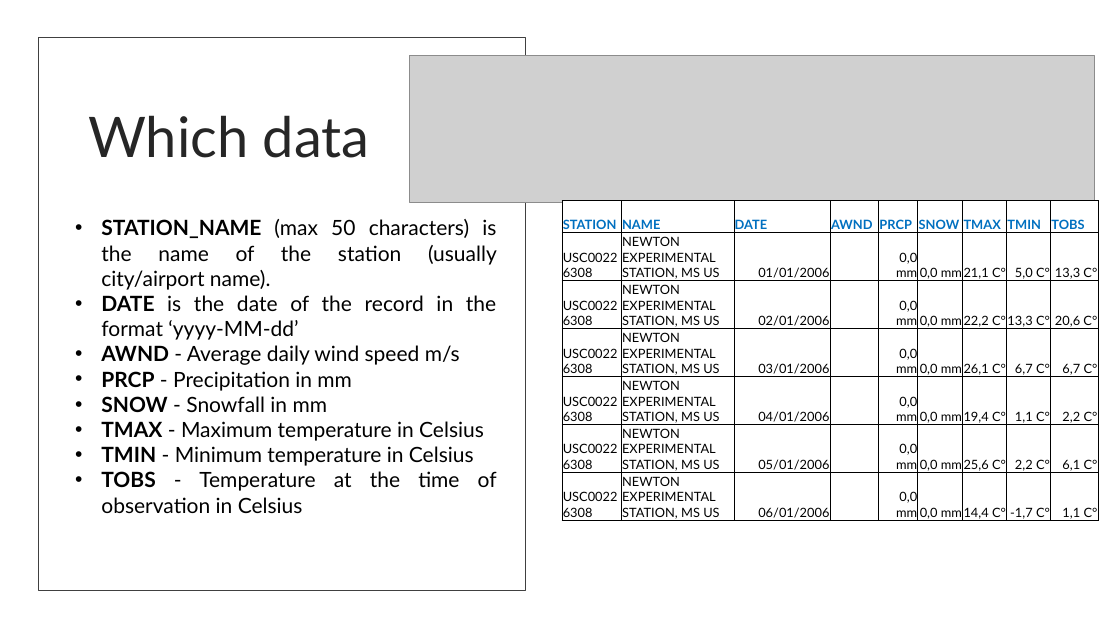
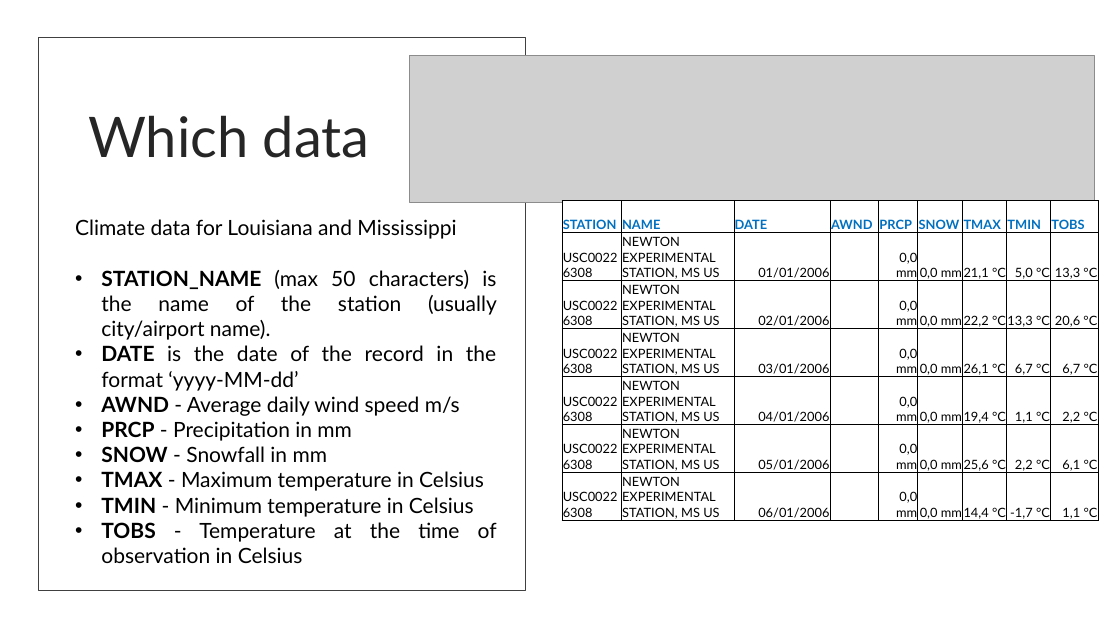
Before and after one commit to lorenzokyne/big-data-analytics-case-study, a slide deck: slide 7 of src/main/resources/BDA -Capocchiano Narracci case study.pptx. Drawn at 1120x630 pixels with LibreOffice and Linux fonts; fonts in the diff are those of the drawing; grey boxes stand for pictures; background and template pictures are left out. Boxes give left, top, right and bottom in pixels: in the first picture for what was removed or moved away, otherwise in the second. Text is boxed around its words. In the diff, an @@ line names an element or a change of style, - is before the commit and + after.

```diff
--- a/src/main/resources/BDA -Capocchiano Narracci case study.pptx
+++ b/src/main/resources/BDA -Capocchiano Narracci case study.pptx
@@ table at (x1=562, y1=201, x2=1099, y2=523) @@
-row 2: USC00226308 | NEWTON EXPERIMENTAL STATION, MS US | 01/01/2006 |  | 0,0 mm | 0,0 mm | 21,1 C° | 5,0 C° | 13,3 C°
+row 2: USC00226308 | NEWTON EXPERIMENTAL STATION, MS US | 01/01/2006 |  | 0,0 mm | 0,0 mm | 21,1 °C | 5,0 °C | 13,3 °C
-row 3: USC00226308 | NEWTON EXPERIMENTAL STATION, MS US | 02/01/2006 |  | 0,0 mm | 0,0 mm | 22,2 C° | 13,3 C° | 20,6 C°
+row 3: USC00226308 | NEWTON EXPERIMENTAL STATION, MS US | 02/01/2006 |  | 0,0 mm | 0,0 mm | 22,2 °C | 13,3 °C | 20,6 °C
-row 4: USC00226308 | NEWTON EXPERIMENTAL STATION, MS US | 03/01/2006 |  | 0,0 mm | 0,0 mm | 26,1 C° | 6,7 C° | 6,7 C°
+row 4: USC00226308 | NEWTON EXPERIMENTAL STATION, MS US | 03/01/2006 |  | 0,0 mm | 0,0 mm | 26,1 °C | 6,7 °C | 6,7 °C
-row 5: USC00226308 | NEWTON EXPERIMENTAL STATION, MS US | 04/01/2006 |  | 0,0 mm | 0,0 mm | 19,4 C° | 1,1 C° | 2,2 C°
+row 5: USC00226308 | NEWTON EXPERIMENTAL STATION, MS US | 04/01/2006 |  | 0,0 mm | 0,0 mm | 19,4 °C | 1,1 °C | 2,2 °C
-row 6: USC00226308 | NEWTON EXPERIMENTAL STATION, MS US | 05/01/2006 |  | 0,0 mm | 0,0 mm | 25,6 C° | 2,2 C° | 6,1 C°
+row 6: USC00226308 | NEWTON EXPERIMENTAL STATION, MS US | 05/01/2006 |  | 0,0 mm | 0,0 mm | 25,6 °C | 2,2 °C | 6,1 °C
-row 7: USC00226308 | NEWTON EXPERIMENTAL STATION, MS US | 06/01/2006 |  | 0,0 mm | 0,0 mm | 14,4 C° | -1,7 C° | 1,1 C°
+row 7: USC00226308 | NEWTON EXPERIMENTAL STATION, MS US | 06/01/2006 |  | 0,0 mm | 0,0 mm | 14,4 °C | -1,7 °C | 1,1 °C
@@ text at (x1=75, y1=219, x2=456, y2=239): paragraph added @@
+Climate data for Louisiana and Mississippi
```
Also in this commit, not shown: 5 other slides changed, 12 slides added.
